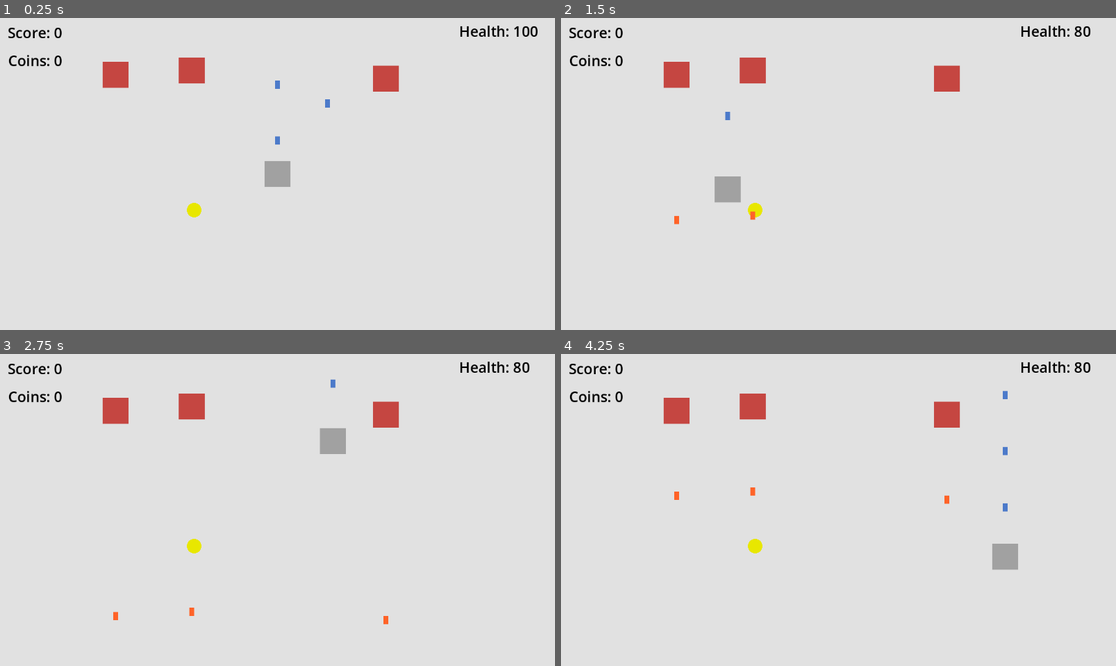
Above: before the commit, frames 1-4 (two rows, left to right).
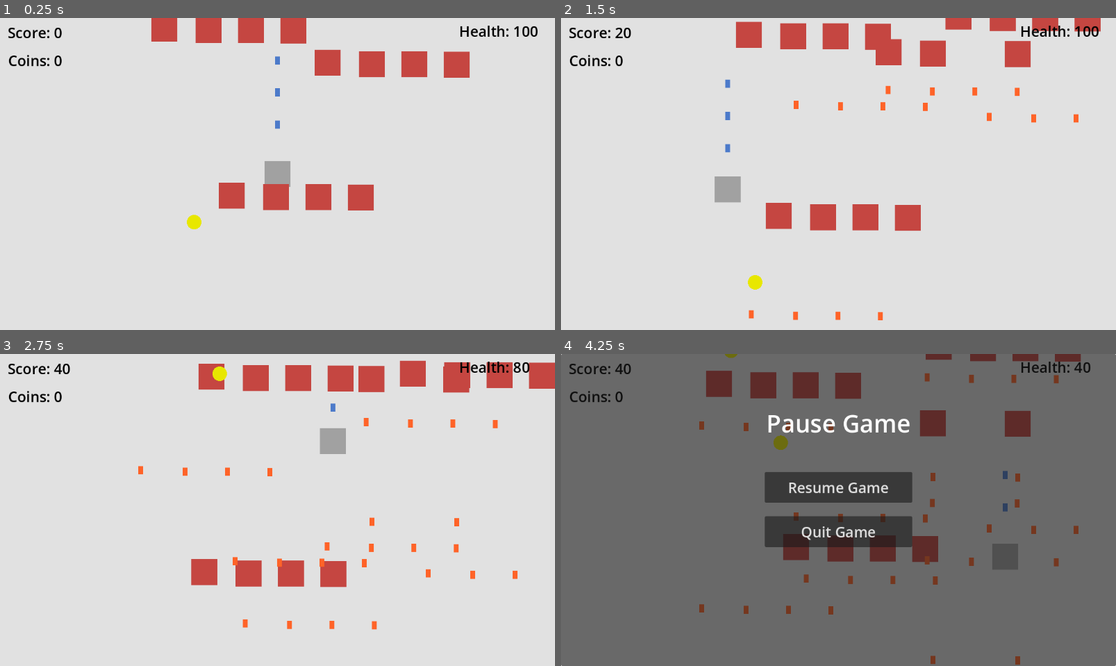
Above: after the commit, the same moments.

Repository: EzekielAmores/galaga-game
Game: Godot game, scene res://NewScene.tscn
The game is run twice, just before and just after one commit, with the same random seed, the same clock (stepped at 60 frames per second) and the same inputs.
Inputs (mouse positions are in pixels of both pictures, inside the frame that each line leads up to):
- Up to frame 1 (0.25 s): no input
- Up to frame 2 (1.5 s): move the mouse to (960, 158) at 0.52 s; move the mouse to (727, 189) at 1.27 s
- Up to frame 3 (2.75 s): move the mouse to (333, 441) at 2.02 s
- Up to frame 4 (4.25 s): move the mouse to (810, 572) at 2.77 s; move the mouse to (1005, 556) at 3.52 s; tap Escape (Pause, bound only after the commit) at 4.15 s

The runs differ from the first frame. In frame 1, 6.0% of the frame differs, in the area x 18-85%, y 0-68%; in frame 2, 7.0%; in frame 3, 7.3%; in frame 4, 99%, in the area x 0-100%, y 0-100%.

Commit message:
Spawner, Main Menu, Enemy Movement

Diff:
--- a/NewScene.tscn
+++ b/NewScene.tscn
@@ -1,16 +1,42 @@
-[gd_scene load_steps=8 format=3 uid="uid://l60b8e284q6u"]
+[gd_scene load_steps=14 format=3 uid="uid://l60b8e284q6u"]
 
 [ext_resource type="PackedScene" uid="uid://do3rcjea5m1s" path="res://player.tscn" id="1_0x8ki"]
-[ext_resource type="PackedScene" uid="uid://blrtbcpvso5pp" path="res://bullet.tscn" id="2_ynad1"]
 [ext_resource type="PackedScene" uid="uid://1nxe8ts7nrgp" path="res://enemy.tscn" id="3_0gnoo"]
+[ext_resource type="Script" path="res://game_ui.gd" id="3_vpsul"]
 [ext_resource type="PackedScene" uid="uid://cbgdxfjbscp4a" path="res://coin.tscn" id="4_slsyb"]
+[ext_resource type="Script" path="res://spawn_manager.gd" id="5_4xkjn"]
 [ext_resource type="Script" path="res://Scripts/ui_manager.gd" id="5_gnfm4"]
+[ext_resource type="Script" path="res://enemy_path_holder.gd" id="5_qwo3g"]
 
 [sub_resource type="QuadMesh" id="QuadMesh_evxul"]
 size = Vector2(100, 100)
 
-[sub_resource type="RectangleShape2D" id="RectangleShape2D_e0on0"]
-size = Vector2(210, 251)
+[sub_resource type="RectangleShape2D" id="RectangleShape2D_i02bu"]
+size = Vector2(1150, 253)
+
+[sub_resource type="Curve2D" id="Curve2D_tshhr"]
+_data = {
+"points": PackedVector2Array(0, 0, 0, 0, -92, 1, 0, 0, 0, 0, 104, 0)
+}
+point_count = 2
+
+[sub_resource type="Curve2D" id="Curve2D_pt1la"]
+_data = {
+"points": PackedVector2Array(0, 0, 0, 0, 121, 480, 0, 0, 0, 0, 7, 596)
+}
+point_count = 2
+
+[sub_resource type="Curve2D" id="Curve2D_03fn4"]
+_data = {
+"points": PackedVector2Array(0, 0, 0, 0, 55, 105, 0, 0, 0, 0, 184, 229)
+}
+point_count = 2
+
+[sub_resource type="Curve2D" id="Curve2D_2tq7s"]
+_data = {
+"points": PackedVector2Array(0, 0, 0, 0, -4, 119, 0, 0, 0, 0, -5, -17)
+}
+point_count = 2
 
 [node name="Node2D" type="Node2D"]
 
@@ -26,34 +52,18 @@
 scoreLabel = NodePath("../CanvasLayer/GameUI/MainGameUI/ScoreLabel")
 coinLabel = NodePath("../CanvasLayer/GameUI/MainGameUI/CoinLabel")
 gameOverUI = NodePath("../CanvasLayer/GameUI/GameOverUI")
-
-[node name="Bullet" parent="." instance=ExtResource("2_ynad1")]
-position = Vector2(104, 103)
+fireRate = 0.05
 
 [node name="Camera2D" type="Camera2D" parent="."]
 
-[node name="Enemy" parent="." instance=ExtResource("3_0gnoo")]
-position = Vector2(-336, -206)
-
-[node name="Enemy2" parent="." instance=ExtResource("3_0gnoo")]
-position = Vector2(-178, -215)
-
-[node name="Enemy3" parent="." instance=ExtResource("3_0gnoo")]
-position = Vector2(225, -198)
-
-[node name="Coin" parent="." instance=ExtResource("4_slsyb")]
+[node name="Temporary GameObject" type="Node2D" parent="."]
+
+[node name="Coin" parent="Temporary GameObject" instance=ExtResource("4_slsyb")]
 position = Vector2(-173, 75)
 
-[node name="StaticBody2D" type="StaticBody2D" parent="."]
-collision_layer = 7
-
-[node name="CollisionShape2D" type="CollisionShape2D" parent="StaticBody2D"]
-position = Vector2(781, -238)
-shape = SubResource("RectangleShape2D_e0on0")
-
 [node name="CanvasLayer" type="CanvasLayer" parent="."]
 
-[node name="GameUI" type="Control" parent="CanvasLayer"]
+[node name="GameUI" type="Control" parent="CanvasLayer" node_paths=PackedStringArray("PauseUI", "ResumeButton", "LeaveButton")]
 layout_mode = 3
 anchors_preset = 15
 anchor_right = 1.0
@@ -62,6 +72,10 @@
 grow_vertical = 2
 size_flags_horizontal = 4
 size_flags_vertical = 4
+script = ExtResource("3_vpsul")
+PauseUI = NodePath("PauseUI")
+ResumeButton = NodePath("PauseUI/Background/ResumeButton")
+LeaveButton = NodePath("PauseUI/Background/QuitButton")
 
 [node name="UIManager" type="Control" parent="CanvasLayer/GameUI"]
 anchors_preset = 0
@@ -227,4 +241,139 @@
 theme_override_font_sizes/font_size = 30
 text = "Quit Game"
 
+[node name="SpawnManager" type="Node2D" parent="." node_paths=PackedStringArray("spawnedArea")]
+script = ExtResource("5_4xkjn")
+spawnedArea = NodePath("Area2D/CollisionShape2D")
+coinInstance = ExtResource("4_slsyb")
+
+[node name="Area2D" type="Area2D" parent="SpawnManager"]
+position = Vector2(-576, -689)
+
+[node name="CollisionShape2D" type="CollisionShape2D" parent="SpawnManager/Area2D"]
+position = Vector2(575, 126.5)
+shape = SubResource("RectangleShape2D_i02bu")
+
+[node name="Node2D" type="Node2D" parent="."]
+position = Vector2(-136, -238)
+
+[node name="HorizontalPathHolder" type="CharacterBody2D" parent="Node2D" node_paths=PackedStringArray("enemyPath")]
+script = ExtResource("5_qwo3g")
+enemyPath = NodePath("HorizontalPath/PathFollow2D")
+
+[node name="HorizontalPath" type="Path2D" parent="Node2D/HorizontalPathHolder"]
+curve = SubResource("Curve2D_tshhr")
+
+[node name="PathFollow2D" type="PathFollow2D" parent="Node2D/HorizontalPathHolder/HorizontalPath"]
+position = Vector2(-91.0894, 0.995354)
+rotation = -0.005102
+progress = 1.07802
+rotates = false
+
+[node name="Enemy6" parent="Node2D/HorizontalPathHolder/HorizontalPath/PathFollow2D" instance=ExtResource("3_0gnoo")]
+position = Vector2(212.408, -61.9124)
+rotation = 0.005102
+
+[node name="Enemy7" parent="Node2D/HorizontalPathHolder/HorizontalPath/PathFollow2D" instance=ExtResource("3_0gnoo")]
+position = Vector2(36.4154, -63.8104)
+rotation = 0.005102
+
+[node name="Enemy8" parent="Node2D/HorizontalPathHolder/HorizontalPath/PathFollow2D" instance=ExtResource("3_0gnoo")]
+position = Vector2(124.414, -63.3614)
+rotation = 0.005102
+
+[node name="Enemy5" parent="Node2D/HorizontalPathHolder/HorizontalPath/PathFollow2D" instance=ExtResource("3_0gnoo")]
+position = Vector2(-55.5681, -67.2797)
+rotation = 0.005102
+
+[node name="DiagonalLDPathHolder3" type="CharacterBody2D" parent="Node2D" node_paths=PackedStringArray("enemyPath")]
+position = Vector2(-15, 120)
+script = ExtResource("5_qwo3g")
+enemyPath = NodePath("Path2D/PathFollow2D")
+
+[node name="Path2D" type="Path2D" parent="Node2D/DiagonalLDPathHolder3"]
+position = Vector2(19, -281)
+curve = SubResource("Curve2D_pt1la")
+
+[node name="PathFollow2D" type="PathFollow2D" parent="Node2D/DiagonalLDPathHolder3/Path2D"]
+position = Vector2(120.326, 480.686)
+rotation = -0.005102
+progress = 1.07802
+rotates = false
+
+[node name="Enemy6" parent="Node2D/DiagonalLDPathHolder3/Path2D/PathFollow2D" instance=ExtResource("3_0gnoo")]
+position = Vector2(212.408, -61.9124)
+rotation = 0.005102
+
+[node name="Enemy7" parent="Node2D/DiagonalLDPathHolder3/Path2D/PathFollow2D" instance=ExtResource("3_0gnoo")]
+position = Vector2(36.4154, -63.8104)
+rotation = 0.005102
+
+[node name="Enemy8" parent="Node2D/DiagonalLDPathHolder3/Path2D/PathFollow2D" instance=ExtResource("3_0gnoo")]
+position = Vector2(124.414, -63.3614)
+rotation = 0.005102
+
+[node name="Enemy5" parent="Node2D/DiagonalLDPathHolder3/Path2D/PathFollow2D" instance=ExtResource("3_0gnoo")]
+position = Vector2(-55.5681, -67.2797)
+rotation = 0.005102
+
+[node name="DiagonalRDPathHolder2" type="CharacterBody2D" parent="Node2D" node_paths=PackedStringArray("enemyPath")]
+position = Vector2(321, -204)
+script = ExtResource("5_qwo3g")
+enemyPath = NodePath("DiagonalRDPath/PathFollow2D")
+
+[node name="DiagonalRDPath" type="Path2D" parent="Node2D/DiagonalRDPathHolder2"]
+curve = SubResource("Curve2D_03fn4")
+
+[node name="PathFollow2D" type="PathFollow2D" parent="Node2D/DiagonalRDPathHolder2/DiagonalRDPath"]
+position = Vector2(55.6743, 105.648)
+rotation = -0.005102
+progress = 1.07802
+rotates = false
+
+[node name="Enemy6" parent="Node2D/DiagonalRDPathHolder2/DiagonalRDPath/PathFollow2D" instance=ExtResource("3_0gnoo")]
+position = Vector2(212.408, -61.9124)
+rotation = 0.005102
+
+[node name="Enemy7" parent="Node2D/DiagonalRDPathHolder2/DiagonalRDPath/PathFollow2D" instance=ExtResource("3_0gnoo")]
+position = Vector2(36.4154, -63.8104)
+rotation = 0.005102
+
+[node name="Enemy8" parent="Node2D/DiagonalRDPathHolder2/DiagonalRDPath/PathFollow2D" instance=ExtResource("3_0gnoo")]
+position = Vector2(124.414, -63.3614)
+rotation = 0.005102
+
+[node name="Enemy5" parent="Node2D/DiagonalRDPathHolder2/DiagonalRDPath/PathFollow2D" instance=ExtResource("3_0gnoo")]
+position = Vector2(-55.5681, -67.2797)
+rotation = 0.005102
+
+[node name="VerticalPathHolder" type="CharacterBody2D" parent="Node2D" node_paths=PackedStringArray("enemyPath")]
+position = Vector2(300, -14)
+script = ExtResource("5_qwo3g")
+enemyPath = NodePath("Path2D/PathFollow2D")
+
+[node name="Path2D" type="Path2D" parent="Node2D/VerticalPathHolder"]
+curve = SubResource("Curve2D_2tq7s")
+
+[node name="PathFollow2D" type="PathFollow2D" parent="Node2D/VerticalPathHolder/Path2D"]
+position = Vector2(-4.00608, 118.173)
+rotation = -0.005102
+progress = 1.07802
+rotates = false
+
+[node name="Enemy6" parent="Node2D/VerticalPathHolder/Path2D/PathFollow2D" instance=ExtResource("3_0gnoo")]
+position = Vector2(212.408, -61.9124)
+rotation = 0.005102
+
+[node name="Enemy7" parent="Node2D/VerticalPathHolder/Path2D/PathFollow2D" instance=ExtResource("3_0gnoo")]
+position = Vector2(36.4154, -63.8104)
+rotation = 0.005102
+
+[node name="Enemy8" parent="Node2D/VerticalPathHolder/Path2D/PathFollow2D" instance=ExtResource("3_0gnoo")]
+position = Vector2(124.414, -63.3614)
+rotation = 0.005102
+
+[node name="Enemy5" parent="Node2D/VerticalPathHolder/Path2D/PathFollow2D" instance=ExtResource("3_0gnoo")]
+position = Vector2(-55.5681, -67.2797)
+rotation = 0.005102
+
 [connection signal="pressed" from="CanvasLayer/GameUI/GameOverUI/Background/RestartButton" to="CanvasLayer/GameUI/UIManager" method="_on_restart_button_pressed"]
--- a/Scripts/coin.gd
+++ b/Scripts/coin.gd
@@ -1,9 +1,15 @@
 extends CharacterBody2D
 
+@export var speed = 100
+
+#func _ready() -> void:
+	#print("Loaded")
+	#await get_tree().create_timer(10).timeout
+	#queue_free()
 
 func _physics_process(delta: float) -> void:
 	#just a random addition para lng malihok nako ang object
-	move_and_collide(Vector2(0,0).normalized())
+	move_and_collide(Vector2(0,1).normalized() * delta * speed)
 
 
 func _on_area_2d_body_entered(body: Node2D) -> void:
--- a/Scripts/enemy.gd
+++ b/Scripts/enemy.gd
@@ -32,7 +32,11 @@
 		#print("Hello po, shoot")
 		var instance = bulletInstance.instantiate()
 		instance.position = BulletTransform.global_position
-		get_parent().add_child(instance)
+
+		#get_parent().add_child(instance)
+		# Can't use get parent since it only gets the node above this one
+		# Should you owner to get the root node
+		owner.add_child(instance)
 		await get_tree().create_timer(1).timeout
 
 
--- a/Scripts/player.gd
+++ b/Scripts/player.gd
@@ -10,6 +10,8 @@
 @export var coinLabel: Label
 
 @export var gameOverUI: Control
+
+@export var fireRate = 0.1
 
 var hp = 100
 var score = 0
@@ -43,7 +45,7 @@
 			instance._owner = self
 		get_parent().add_child(instance)
 
-		await get_tree().create_timer(0.1).timeout
+		await get_tree().create_timer(fireRate).timeout
 
 
 func _physics_process(delta: float) -> void:
--- a/coin.tscn
+++ b/coin.tscn
@@ -17,7 +17,6 @@
 
 [node name="CollisionShape2D" type="CollisionShape2D" parent="."]
 position = Vector2(-2.84217e-14, -4.54747e-13)
-scale = Vector2(1, 1)
 shape = SubResource("CircleShape2D_cb2vd")
 
 [node name="CoinSprite" type="MeshInstance2D" parent="."]
--- a/enemy.tscn
+++ b/enemy.tscn
@@ -13,7 +13,7 @@
 size = Vector2(56, 58)
 
 [node name="Enemy" type="CharacterBody2D" node_paths=PackedStringArray("BulletTransform")]
-collision_mask = 2
+collision_mask = 0
 script = ExtResource("1_61vpo")
 bulletInstance = ExtResource("2_s7rwx")
 BulletTransform = NodePath("EmptyNode")
--- a/enemyBullet.tscn
+++ b/enemyBullet.tscn
@@ -14,6 +14,7 @@
 collision_layer = 2
 collision_mask = 4
 script = ExtResource("1_prd3q")
+speed = 200
 
 [node name="CollisionShape2D" type="CollisionShape2D" parent="."]
 position = Vector2(0, 0.5)
--- /dev/null
+++ b/enemy_path_holder.gd
@@ -0,0 +1,35 @@
+extends CharacterBody2D
+
+@export var enemyPath: PathFollow2D
+var start = 0
+var end = 1
+var value = 0.0
+@export var speed = 10
+@export var moveSpeed = 10
+var increasing = true
+var _velocity = Vector2(0, 1)
+
+
+func _process(delta: float) -> void:
+	# 0 to 1 back to 0
+
+	if increasing == true:
+		value += 0.1 * delta * speed
+	else:
+		value -= 0.1 * delta * speed
+
+	if value >= end:
+		enemyPath.progress_ratio = 1
+		increasing = false
+		return
+	if value <= start:
+		enemyPath.progress_ratio = 0
+		increasing = true
+		return
+
+
+	enemyPath.progress_ratio = lerp(start, end, value)
+	#print("The Value is " + str(value))
+
+func _physics_process(delta: float) -> void:
+	move_and_collide(_velocity.normalized() * delta * moveSpeed)
--- /dev/null
+++ b/game_ui.gd
@@ -0,0 +1,39 @@
+extends Control
+
+var isPaused = false
+@export var PauseUI: Control
+
+@export var ResumeButton: Button
+@export var LeaveButton: Button
+
+# Called when the node enters the scene tree for the first time.
+func _ready() -> void:
+	ResumeButton.pressed.connect(resumeGame)
+	LeaveButton.pressed.connect(leaveGame)
+
+	pass # Replace with function body.
+
+
+# Called every frame. 'delta' is the elapsed time since the previous frame.
+func _process(delta: float) -> void:
+	if Input.is_action_just_pressed("Pause"):
+		print("pause ba unsa mani uyyyyy")
+		pauseMenu()
+
+# Called when the node enters the scene tree for the first time.
+func pauseMenu():
+	if isPaused:
+		PauseUI.hide()
+		Engine.time_scale = 1
+	else:
+		PauseUI.show()
+		Engine.time_scale = 0
+	isPaused = !isPaused
+
+func resumeGame():
+	PauseUI.hide()
+	Engine.time_scale = 1
+	isPaused = false
+
+func leaveGame():
+	get_tree().change_scene_to_file("res://main_menu.tscn")
--- /dev/null
+++ b/main_menu.tscn
@@ -0,0 +1,73 @@
+[gd_scene load_steps=3 format=3 uid="uid://cs72xsem0qhlp"]
+
+[ext_resource type="Script" path="res://main_menu_ui.gd" id="1_e0vbh"]
+[ext_resource type="Texture2D" uid="uid://bnfmxlhh8xyf7" path="res://483014656_657915130107089_7258478912965656985_n.png" id="1_qcjtp"]
+
+[node name="MainMenu" type="Node2D"]
+
+[node name="CanvasLayer" type="CanvasLayer" parent="."]
+
+[node name="MainMenuUI" type="Control" parent="CanvasLayer" node_paths=PackedStringArray("startButton", "quitButton")]
+layout_mode = 3
+anchors_preset = 15
+anchor_right = 1.0
+anchor_bottom = 1.0
+grow_horizontal = 2
+grow_vertical = 2
+size_flags_horizontal = 0
+script = ExtResource("1_e0vbh")
+startButton = NodePath("StartButton")
+quitButton = NodePath("QuitButton")
+
+[node name="TitleText" type="Label" parent="CanvasLayer/MainMenuUI"]
+visible = false
+layout_mode = 1
+anchors_preset = 5
+anchor_left = 0.5
+anchor_right = 0.5
+offset_left = -51.5
+offset_right = 51.5
+offset_bottom = 23.0
+grow_horizontal = 2
+theme_override_font_sizes/font_size = 70
+text = "Galaga Game"
+horizontal_alignment = 1
+vertical_alignment = 1
+
+[node name="TextureRect" type="TextureRect" parent="CanvasLayer/MainMenuUI"]
+layout_mode = 0
+offset_left = 299.0
+offset_top = 14.0
+offset_right = 821.0
+offset_bottom = 275.0
+texture = ExtResource("1_qcjtp")
+
+[node name="StartButton" type="Button" parent="CanvasLayer/MainMenuUI"]
+layout_mode = 0
+offset_left = 430.0
+offset_top = 319.0
+offset_right = 690.0
+offset_bottom = 382.0
+theme_override_font_sizes/font_size = 30
+text = "Start"
+
+[node name="OptionsButton" type="Button" parent="CanvasLayer/MainMenuUI"]
+visible = false
+layout_mode = 0
+offset_left = 427.0
+offset_top = 389.0
+offset_right = 687.0
+offset_bottom = 452.0
+theme_override_font_sizes/font_size = 30
+text = "Options
+"
+
+[node name="QuitButton" type="Button" parent="CanvasLayer/MainMenuUI"]
+layout_mode = 0
+offset_left = 429.0
+offset_top = 397.0
+offset_right = 689.0
+offset_bottom = 460.0
+theme_override_font_sizes/font_size = 30
+text = "Quit
+"
--- /dev/null
+++ b/main_menu_ui.gd
@@ -0,0 +1,20 @@
+extends Control
+
+@export var startButton: Button
+@export var quitButton: Button
+
+# Called when the node enters the scene tree for the first time.
+func _ready() -> void:
+	startButton.pressed.connect(start)
+	quitButton.pressed.connect(quit)
+
+
+# Called every frame. 'delta' is the elapsed time since the previous frame.
+func _process(delta: float) -> void:
+	pass
+
+func start():
+	get_tree().change_scene_to_file("res://NewScene.tscn")
+
+func quit():
+	print("mu leave nako")
--- a/project.godot
+++ b/project.godot
@@ -18,3 +18,11 @@
 [dotnet]
 
 project/assembly_name="Galaga Game"
+
+[input]
+
+Pause={
+"deadzone": 0.5,
+"events": [Object(InputEventKey,"resource_local_to_scene":false,"resource_name":"","device":-1,"window_id":0,"alt_pressed":false,"shift_pressed":false,"ctrl_pressed":false,"meta_pressed":false,"pressed":false,"keycode":0,"physical_keycode":4194305,"key_label":0,"unicode":0,"location":0,"echo":false,"script":null)
+]
+}
--- /dev/null
+++ b/spawn_manager.gd
@@ -0,0 +1,27 @@
+extends Node2D
+
+@export var spawnedArea: CollisionShape2D
+var e: RectangleShape2D
+
+@export var coinInstance: PackedScene
+
+# Called when the node enters the scene tree for the first time.
+func _ready() -> void:
+	pass # Replace with function body.
+
+	while true:
+		var instance = coinInstance.instantiate()
+		instance.position = Vector2(randi_range(spawnedArea.get_parent().global_position.x, (spawnedArea.get_parent().global_position.x + spawnedArea.shape.size.x)), randi_range(spawnedArea.get_parent().global_position.y, (spawnedArea.get_parent().global_position.y + spawnedArea.shape.size.y)))
+		print("Instance Position is " + str(instance.position))
+		print(spawnedArea.get_parent().name)
+		print(spawnedArea.get_parent().global_position)
+
+		owner.add_child(instance)
+		await get_tree().create_timer(1).timeout
+
+
+# Called every frame. 'delta' is the elapsed time since the previous frame.
+func _process(delta: float) -> void:
+	pass
+	#print(spawnedArea.shape.size)
+	#print(spawnedArea.global_position)
Binary file added: 483014656_657915130107089_7258478912965656985_n.png
Not shown, added: 483014656_657915130107089_7258478912965656985_n.png.import
